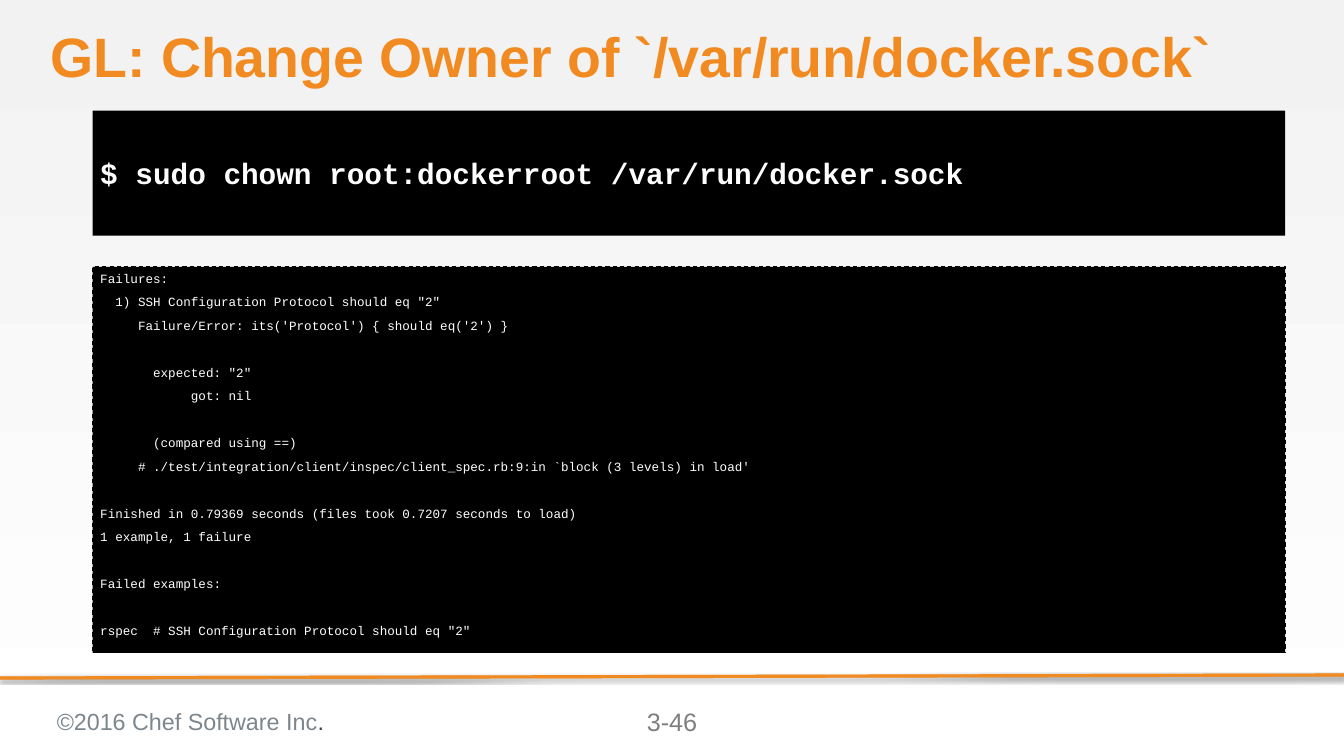
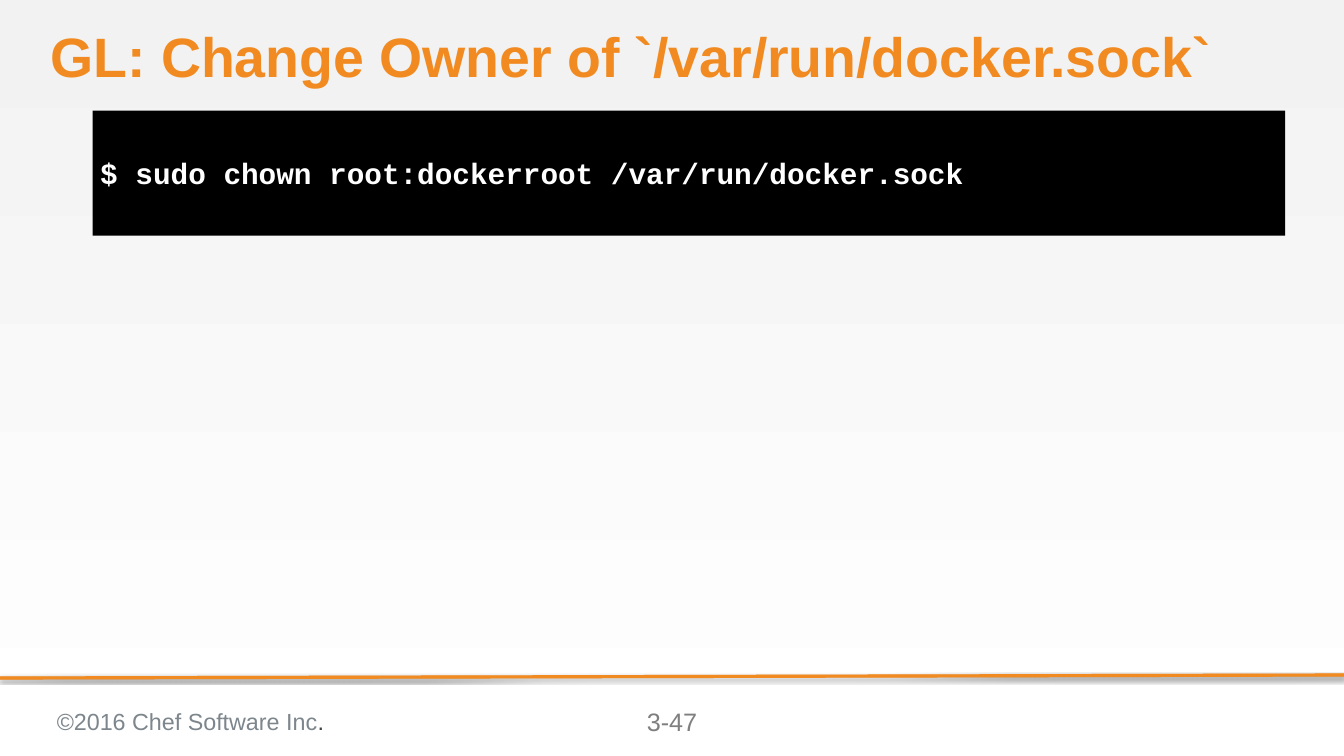
Before and after one commit to bchamby/chef-compliance-installation-configuration-operation, a slide deck: slide 47 of 03-initial-configuration-scans.pptx (slide 46 before the commit). Drawn at 1344x756 pixels with LibreOffice and Linux fonts; fonts in the diff are those of the drawing; background and template pictures are left out. Boxes give left, top, right and bottom in pixels: in the first picture for what was removed or moved away, otherwise in the second. Text is boxed around its words. In the diff, an @@ line names an element or a change of style, - is before the commit and + after.

```diff
--- a/03-initial-configuration-scans.pptx
+++ b/03-initial-configuration-scans.pptx
@@ text removed at [93,267,1285,652] @@
-Failures:
-1) SSH Configuration Protocol should eq "2"
-Failure/Error: its('Protocol') { should eq('2') }
-expected: "2"
-got: nil
-(compared using ==)
-# ./test/integration/client/inspec/client_spec.rb:9:in `block (3 levels) in load'
-Finished in 0.79369 seconds (files took 0.7207 seconds to load)
-1 example, 1 failure
-Failed examples:
-rspec # SSH Configuration Protocol should eq "2"
@@ page number at [647,713,697,731]: text changed @@
-3-46
+3-47
```
Also in this commit, not shown: 10 other slides changed, 1 slide added.
